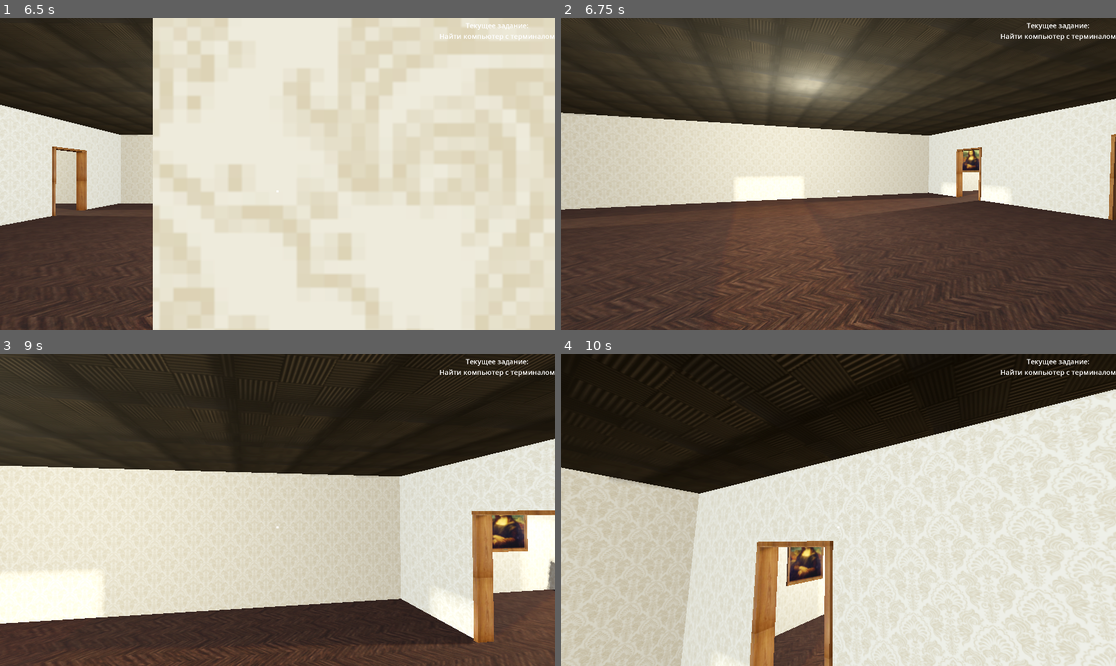
Above: before the commit, frames 1-4 (two rows, left to right).
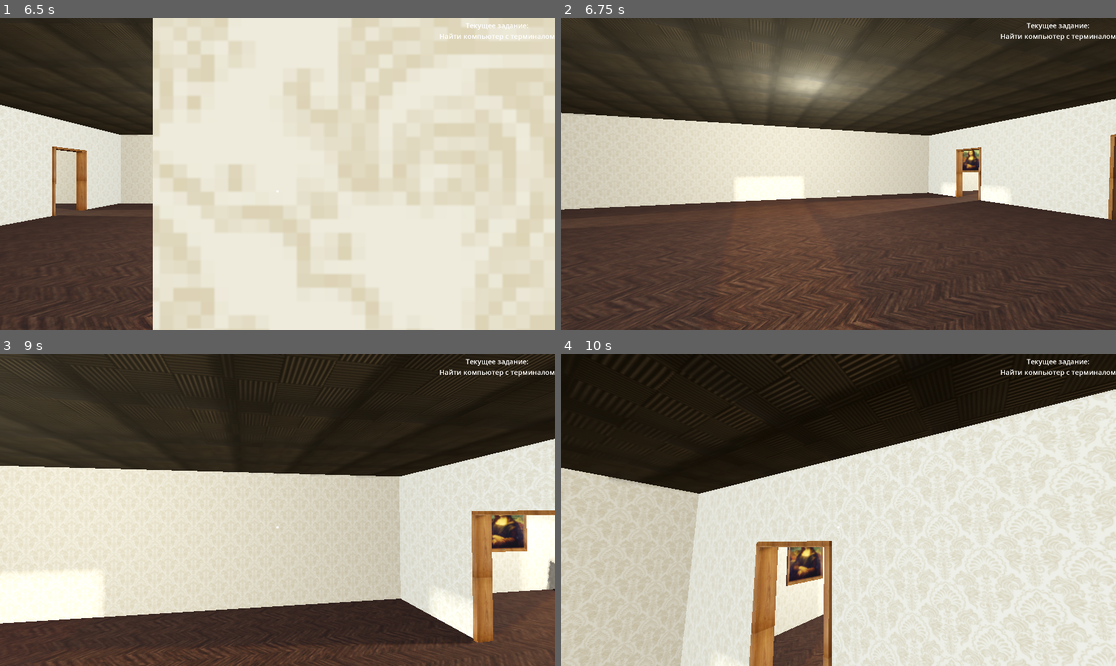
Above: after the commit, the same moments.

Repository: UneGod/mind-shell
Game: Godot game, scene res://scenes/mainmenu.tscn
The game is run twice, just before and just after one commit, with the same random seed, the same clock (stepped at 60 frames per second) and the same inputs.
Inputs (mouse positions are in pixels of both pictures, inside the frame that each line leads up to):
- Up to frame 1 (6.5 s): click "Начать игру" at 0.5 s; move the mouse to (249, 236) at 1.27 s; hold W (up) 1.28-2 s; tap B (book) at 1.35, 5.85 s; tap Space (jump) at 1.52, 5.27, 5.75 s; click "Записи" at 2 s; click "Флаги" at 2.75 s; click "Информация" at 3.5 s; click "Легко" at 4.25 s; tap Enter at 5 s; move the mouse to (316, 177) at 5.02 s; hold W (up) from 5.03 s (still down); tap E (interact) at 5.1 s; move the mouse to (233, 170) at 5.77 s
- Up to frame 2 (6.75 s): tap Enter at 6.5 s; move the mouse to (844, 174) at 6.52 s; release W (up) at 6.53 s; hold A (left) from 6.53 s (still down); tap E (interact) at 6.6 s
- Up to frame 3 (9 s): tap Space (jump) at 6.77, 7.25, 7.52, 8.27, 8.75 s; move the mouse to (255, 503) at 7.27 s; release A (left) at 7.28 s; hold W (up) 7.28-8.03 s; tap B (book) at 7.35, 8.85 s; tap Enter at 8 s; move the mouse to (399, 494) at 8.02 s; hold D (right) 8.03-8.78 s; tap E (interact) at 8.1 s; move the mouse to (166, 525) at 8.77 s; hold W (up) from 8.78 s (still down)
- Up to frame 4 (10 s): move the mouse to (849, 503) at 9.52 s; release W (up) at 9.53 s; hold D (right) from 9.53 s (still down); tap E (interact) at 9.6 s; tap Space (jump) at 9.77 s

Frame 1 is identical in both runs. In frame 2, 0.3% of the frame differs, in the area x 0-100%, y 25-100%; in frame 3, 0.3%; in frame 4, 1.1%, in the area x 0-100%, y 0-100%.

Commit message:
RELEASEVERSION V.1.0.1 DM EDITION
My name is Dexter, Dexter Morgan. I don't know what made me the way I am. But whatever it was, left a hollow place inside

Diff:
--- a/scenes/mainscene.tscn
+++ b/scenes/mainscene.tscn
@@ -43,6 +43,8 @@
 [ext_resource type="Texture2D" uid="uid://diry48yuwxo03" path="res://models/textures/Painting2.png" id="41_3ocru"]
 [ext_resource type="ArrayMesh" uid="uid://d1c4djoi1fggk" path="res://models/PaintingLong.obj" id="42_pklhh"]
 [ext_resource type="Texture2D" uid="uid://1b48u0hpnxw5" path="res://models/textures/Painting3.png" id="43_pklhh"]
+[ext_resource type="Texture2D" uid="uid://whadfatexs6u" path="res://models/textures/monaliza5.png" id="44_pn25v"]
+[ext_resource type="Texture2D" uid="uid://cdtv5ws3obo4d" path="res://models/textures/table2.png" id="45_lbk5b"]
 
 [sub_resource type="ProceduralSkyMaterial" id="ProceduralSkyMaterial_nshjd"]
 sky_horizon_color = Color(0.662243, 0.671743, 0.686743, 1)
@@ -342,6 +344,18 @@
 [sub_resource type="StandardMaterial3D" id="StandardMaterial3D_lbk5b"]
 albedo_texture = ExtResource("43_pklhh")
 
+[sub_resource type="ConvexPolygonShape3D" id="ConvexPolygonShape3D_8st1d"]
+points = PackedVector3Array(0.5, 0.362274, 0.954305, -0.487051, 0.3644, 0.959976, -0.487051, 0.3644, -0.959976, 0.531746, 0.290063, -1.01587, 0.418704, -0.3606, 0.912734, -0.452191, -0.376398, 0.92061, 0.418704, -0.3606, -0.912734, 0.531746, 0.290063, 1.01587, -0.515873, 0.290063, -1.01587, 0.5, 0.362274, -0.954305, -0.452191, -0.376398, -0.92061, -0.515873, 0.290063, 1.01587)
+
+[sub_resource type="ConvexPolygonShape3D" id="ConvexPolygonShape3D_h367x"]
+points = PackedVector3Array(0.5, 0.362274, 0.954305, -0.487051, 0.3644, 0.959976, -0.487051, 0.3644, -0.959976, 0.531746, 0.290063, -1.01587, 0.418704, -0.3606, 0.912734, -0.452191, -0.376398, 0.92061, 0.418704, -0.3606, -0.912734, 0.531746, 0.290063, 1.01587, -0.515873, 0.290063, -1.01587, 0.5, 0.362274, -0.954305, -0.452191, -0.376398, -0.92061, -0.515873, 0.290063, 1.01587)
+
+[sub_resource type="StandardMaterial3D" id="StandardMaterial3D_8145v"]
+albedo_texture = ExtResource("44_pn25v")
+
+[sub_resource type="StandardMaterial3D" id="StandardMaterial3D_8st1d"]
+albedo_texture = ExtResource("45_lbk5b")
+
 [node name="Node3D" type="Node3D"]
 script = ExtResource("1_xl61e")
 
@@ -601,7 +615,7 @@
 shape = SubResource("ConvexPolygonShape3D_pn25v")
 
 [node name="ClosetRotated3" type="MeshInstance3D" parent="."]
-transform = Transform3D(-0.0988856, 0, -0.995099, 0, 1, 0, 0.995099, 0, -0.0988856, -1.83488, 0.0595853, -19.2502)
+transform = Transform3D(-0.10974, 0, -1.10433, 0, 1.10977, 0, 1.10433, 0, -0.10974, -1.83488, -0.00938106, -19.2502)
 material_override = SubResource("StandardMaterial3D_1jyyk")
 mesh = ExtResource("34_jtb7t")
 
@@ -680,6 +694,76 @@
 light_bake_mode = 1
 shadow_enabled = true
 omni_range = 4096.0
+
+[node name="Table3" type="MeshInstance3D" parent="."]
+transform = Transform3D(0.836423, 0, 0, 0, 0.836423, 0, 0, 0, 0.836423, 0.285141, -0.917577, -19.7345)
+mesh = ExtResource("3_ao358")
+
+[node name="StaticBody3D" type="StaticBody3D" parent="Table3"]
+
+[node name="CollisionShape3D" type="CollisionShape3D" parent="Table3/StaticBody3D"]
+shape = SubResource("ConvexPolygonShape3D_8st1d")
+
+[node name="Table4" type="MeshInstance3D" parent="."]
+transform = Transform3D(1, 0, 0, 0, 1, 0, 0, 0, 1, -0.363193, 0.0253757, -22.6255)
+mesh = ExtResource("3_ao358")
+
+[node name="StaticBody3D" type="StaticBody3D" parent="Table4"]
+
+[node name="CollisionShape3D" type="CollisionShape3D" parent="Table4/StaticBody3D"]
+shape = SubResource("ConvexPolygonShape3D_h367x")
+
+[node name="Table4" type="MeshInstance3D" parent="Table4"]
+transform = Transform3D(1, 0, 0, 0, 1, 0, 0, 0, 1, -1.24333, 0.31344, -3.01777)
+mesh = ExtResource("3_ao358")
+
+[node name="StaticBody3D" type="StaticBody3D" parent="Table4/Table4"]
+
+[node name="CollisionShape3D" type="CollisionShape3D" parent="Table4/Table4/StaticBody3D"]
+shape = SubResource("ConvexPolygonShape3D_h367x")
+
+[node name="Table5" type="MeshInstance3D" parent="."]
+transform = Transform3D(1, 0, 0, 0, 1, 0, 0, 0, 1, -2.93759, 1.22855, -27.8515)
+mesh = ExtResource("3_ao358")
+
+[node name="StaticBody3D" type="StaticBody3D" parent="Table5"]
+
+[node name="CollisionShape3D" type="CollisionShape3D" parent="Table5/StaticBody3D"]
+shape = SubResource("ConvexPolygonShape3D_h367x")
+
+[node name="Table6" type="MeshInstance3D" parent="."]
+transform = Transform3D(1, 0, 0, 0, 1, 0, 0, 0, 1, -2.89948, 1.98856, -29.8169)
+mesh = ExtResource("3_ao358")
+
+[node name="StaticBody3D" type="StaticBody3D" parent="Table6"]
+
+[node name="CollisionShape3D" type="CollisionShape3D" parent="Table6/StaticBody3D"]
+shape = SubResource("ConvexPolygonShape3D_h367x")
+
+[node name="Table6" type="MeshInstance3D" parent="Table6"]
+transform = Transform3D(1, 0, 0, 0, 1, 0, 0, 0, 1, -3.05005, -0.244317, -4.21295)
+mesh = ExtResource("3_ao358")
+
+[node name="StaticBody3D" type="StaticBody3D" parent="Table6/Table6"]
+
+[node name="CollisionShape3D" type="CollisionShape3D" parent="Table6/Table6/StaticBody3D"]
+shape = SubResource("ConvexPolygonShape3D_h367x")
+
+[node name="StaticBody3D2" type="StaticBody3D" parent="Table6/Table6"]
+transform = Transform3D(0.887386, 0, 0, 0, 0.887386, 0, 0, 0, 25.2434, -0.0486331, -1.62168, -25.3446)
+
+[node name="CollisionShape3D" type="CollisionShape3D" parent="Table6/Table6/StaticBody3D2"]
+shape = SubResource("ConvexPolygonShape3D_h367x")
+
+[node name="PaintingShort3" type="MeshInstance3D" parent="."]
+transform = Transform3D(-3.36647e-13, -58.7306, 2.5672e-06, 7.70159e-06, -2.5672e-06, -58.7306, 58.7306, 0, 7.70159e-06, -4.47119, 5.83136, -70.0934)
+material_override = SubResource("StandardMaterial3D_8145v")
+mesh = ExtResource("39_v27vk")
+
+[node name="PaintingShort4" type="MeshInstance3D" parent="."]
+transform = Transform3D(2.69004e-14, -14.0789, 6.15408e-07, -6.15408e-07, -6.15408e-07, -14.0789, 14.0789, 0, -6.15408e-07, -5.91228, 4.23753, -85.9692)
+material_override = SubResource("StandardMaterial3D_8st1d")
+mesh = ExtResource("39_v27vk")
 
 [connection signal="body_entered" from="gamepctrig" to="gamepctrig" method="_on_body_entered"]
 [connection signal="body_exited" from="gamepctrig" to="gamepctrig" method="_on_body_exited"]
Binary file added: models/textures/monaliza4.png
Not shown, added: models/textures/monaliza4.png.import
Binary file added: models/textures/monaliza5.png
Not shown, added: models/textures/monaliza5.png.import
Binary file added: models/textures/table2.png
Not shown, added: models/textures/table2.png.import
Not shown: 1 places in scenes/mainscene.tscn that only renumber resources
